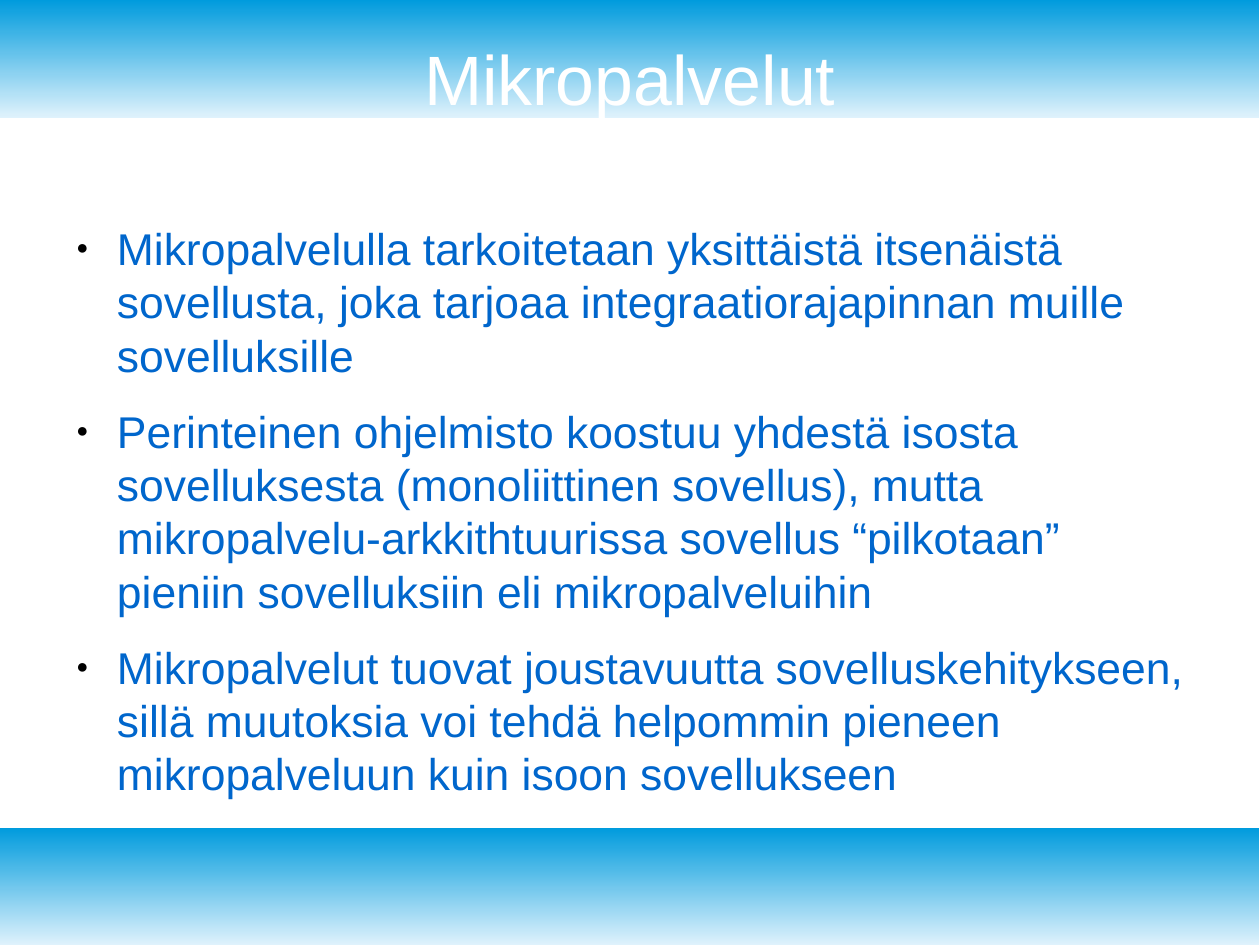
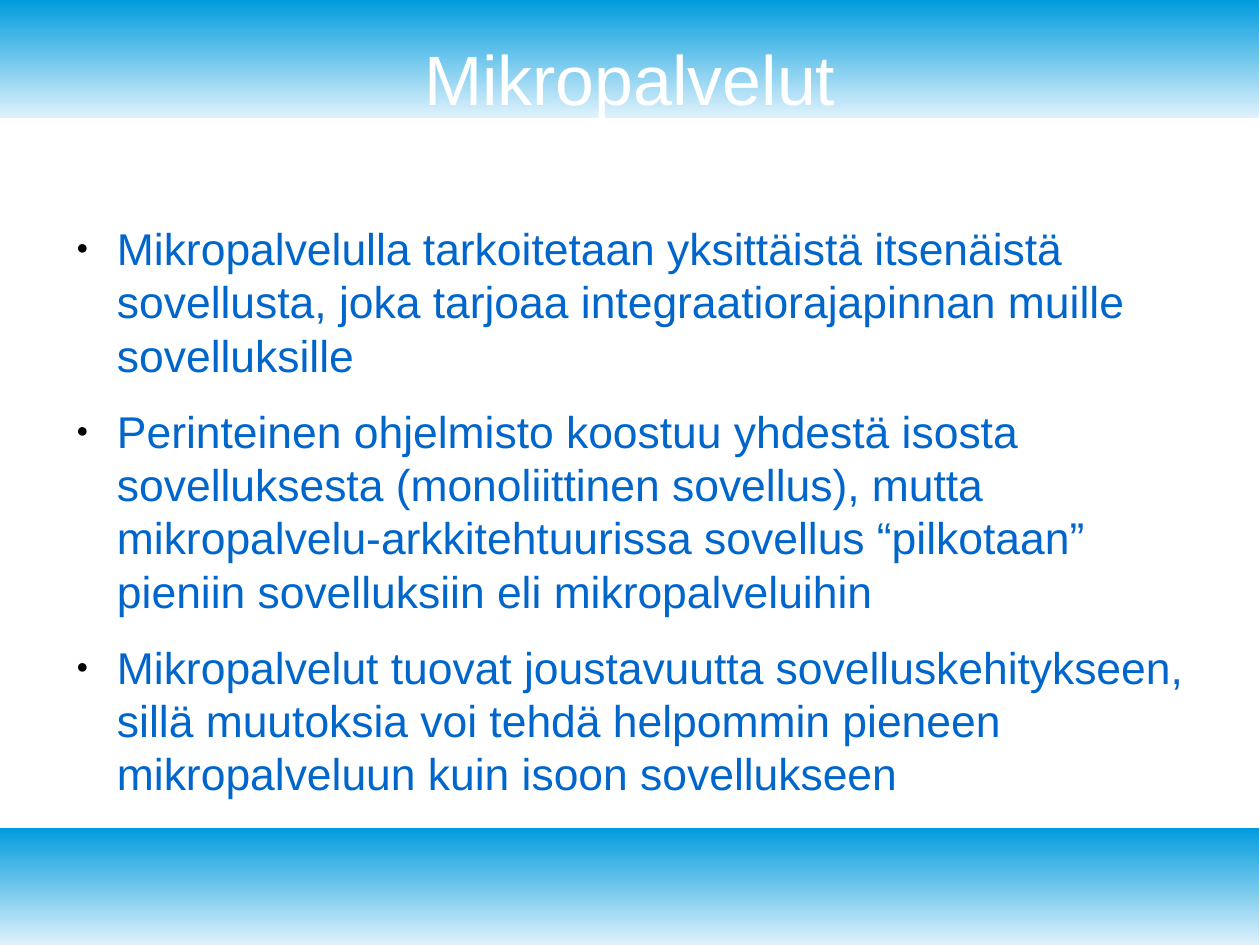
Before and after one commit to immonju1/pilvipalvelut, a slide deck: slide 4 of documents/pilvipalvelut_esitys_immonen_villman.odp. Drawn at 1260x945 pixels with LibreOffice and Linux fonts; fonts in the diff are those of the drawing. Boxes give left, top, right and bottom in pixels: in the first picture for what was removed or moved away, otherwise in the second. Text is boxed around its words. In the diff, an @@ line names an element or a change of style, - is before the commit and + after.

Commit message:
presentation updated

```diff
--- a/documents/pilvipalvelut_esitys_immonen_villman.odp
+++ b/documents/pilvipalvelut_esitys_immonen_villman.odp
@@ text at box(117, 415, 1084, 617): text changed @@
-● Perinteinen ohjelmisto koostuu yhdestä isosta sovelluksesta (monoliittinen sovellus), mutta mikropalvelu-arkkithtuurissa sovellus “pilkotaan” pieniin sovelluksiin eli mikropalveluihin
+● Perinteinen ohjelmisto koostuu yhdestä isosta sovelluksesta (monoliittinen sovellus), mutta mikropalvelu-arkkitehtuurissa sovellus “pilkotaan” pieniin sovelluksiin eli mikropalveluihin
```
Also in this commit, not shown: 2 other slides changed.
